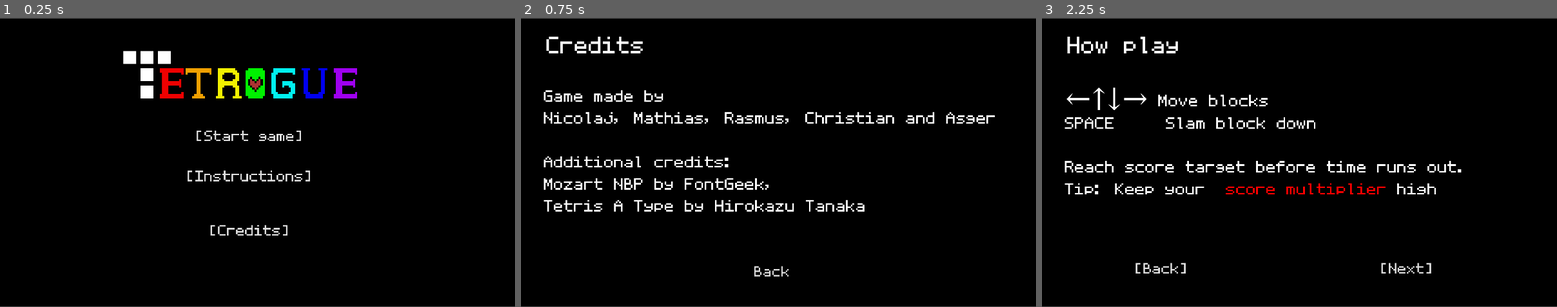
Above: before the commit, frames 1-3 (left to right).
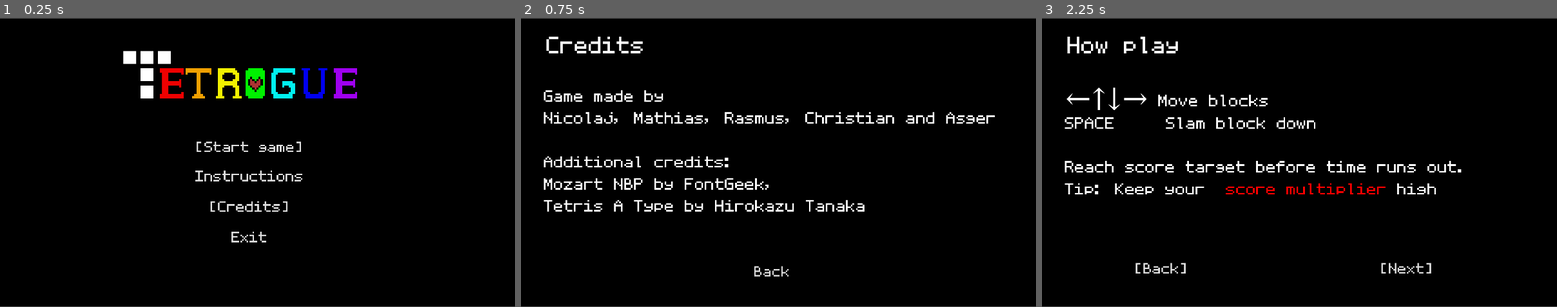
Above: after the commit, the same moments.

Repository: AsgerHB/create-jam-spring-2025
Game: Godot game, scene res://Scenes/Main Menu.tscn
The game is run twice, just before and just after one commit, with the same random seed, the same clock (stepped at 60 frames per second) and the same inputs. Sound files missing from this copy of the repository are replaced by a short silence.
Inputs:
- Up to frame 1 (0.25 s): no input
- Up to frame 2 (0.75 s): click "[Credits]" at 0.5 s
- Up to frame 3 (2.25 s): click "Back" at 1.25 s; click "[Instructions]" (after the commit: "Instructions") at 2 s

The runs differ from the first frame. In frame 1, 1.1% of the frame differs, in the area x 36-61%, y 38-78%; in frame 2, nothing differs; in frame 3, nothing differs.

Commit message:
Add "exit" button in main menu

Diff:
--- a/Scenes/Main Menu.tscn
+++ b/Scenes/Main Menu.tscn
@@ -37,21 +37,12 @@
 
 [node name="PlayButton" type="Button" parent="Interactive"]
 offset_left = 97.0
-offset_top = 383.0
+offset_top = 424.0
 offset_right = 805.0
-offset_bottom = 497.0
+offset_bottom = 538.0
 theme = ExtResource("1_totuj")
 theme_override_font_sizes/font_size = 90
 text = "[Start game]"
-
-[node name="CreditsButton" type="Button" parent="Interactive"]
-offset_left = 97.0
-offset_top = 736.0
-offset_right = 805.0
-offset_bottom = 850.0
-theme = ExtResource("1_totuj")
-theme_override_font_sizes/font_size = 90
-text = "[Credits]"
 
 [node name="InstructionsButton" type="Button" parent="Interactive"]
 offset_left = 97.0
@@ -60,7 +51,25 @@
 offset_bottom = 647.0
 theme = ExtResource("1_totuj")
 theme_override_font_sizes/font_size = 90
-text = "[Instructions]"
+text = "Instructions"
+
+[node name="CreditsButton" type="Button" parent="Interactive"]
+offset_left = 97.0
+offset_top = 647.0
+offset_right = 805.0
+offset_bottom = 761.0
+theme = ExtResource("1_totuj")
+theme_override_font_sizes/font_size = 90
+text = "[Credits]"
+
+[node name="ExitButton" type="Button" parent="Interactive"]
+offset_left = 97.0
+offset_top = 761.0
+offset_right = 805.0
+offset_bottom = 875.0
+theme = ExtResource("1_totuj")
+theme_override_font_sizes/font_size = 90
+text = "Exit"
 
 [node name="ListenerExample" type="Node" parent="."]
 script = ExtResource("4_eotax")
@@ -72,6 +81,7 @@
 script = ExtResource("6_0126h")
 
 [connection signal="pressed" from="Interactive/PlayButton" to="." method="_on_play_button_pressed"]
+[connection signal="pressed" from="Interactive/InstructionsButton" to="." method="_on_instructions_button_pressed"]
 [connection signal="pressed" from="Interactive/CreditsButton" to="." method="_on_credits_button_pressed"]
-[connection signal="pressed" from="Interactive/InstructionsButton" to="." method="_on_instructions_button_pressed"]
+[connection signal="pressed" from="Interactive/ExitButton" to="." method="_on_exit_button_pressed"]
 [connection signal="finished" from="Tetrogue-Menu" to="Tetrogue-Menu" method="_on_finished"]
--- a/Scripts/MainMenu.gd
+++ b/Scripts/MainMenu.gd
@@ -13,3 +13,7 @@
 
 func _on_instructions_button_pressed() -> void:
 	get_tree().change_scene_to_file("res://Scenes/Instructions1.tscn")
+
+
+func _on_exit_button_pressed() -> void:
+	get_tree().quit()
Not shown: 1 places in Scenes/Main Menu.tscn that only renumber resources
